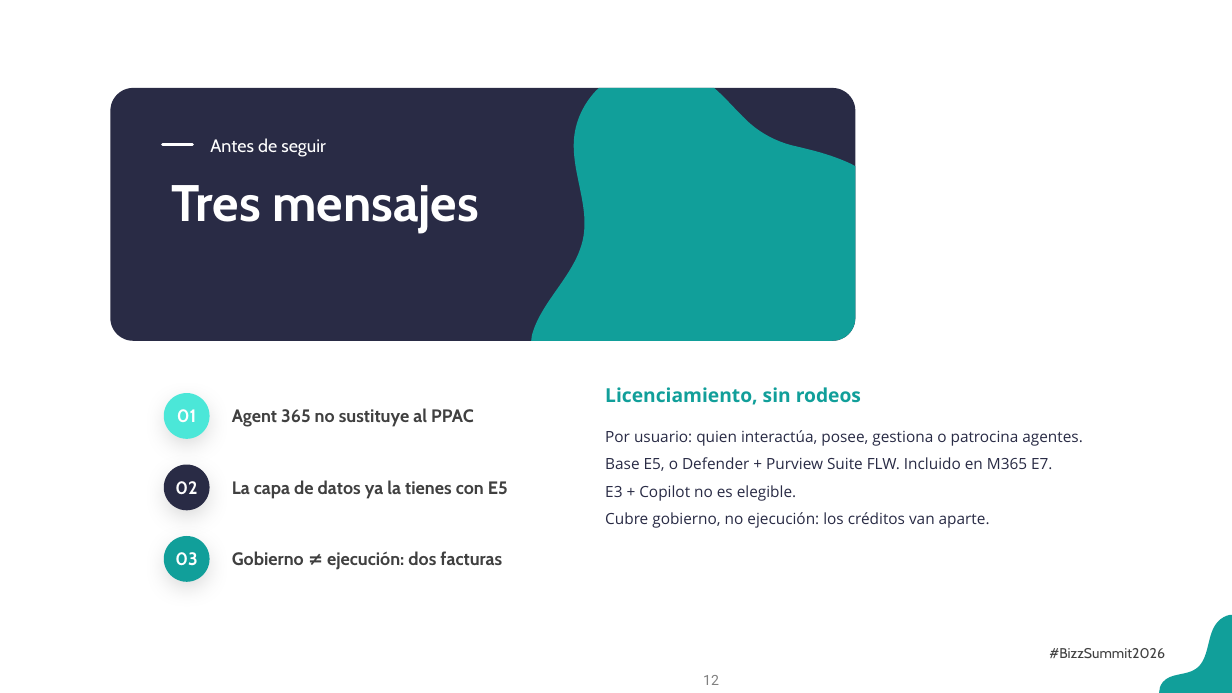
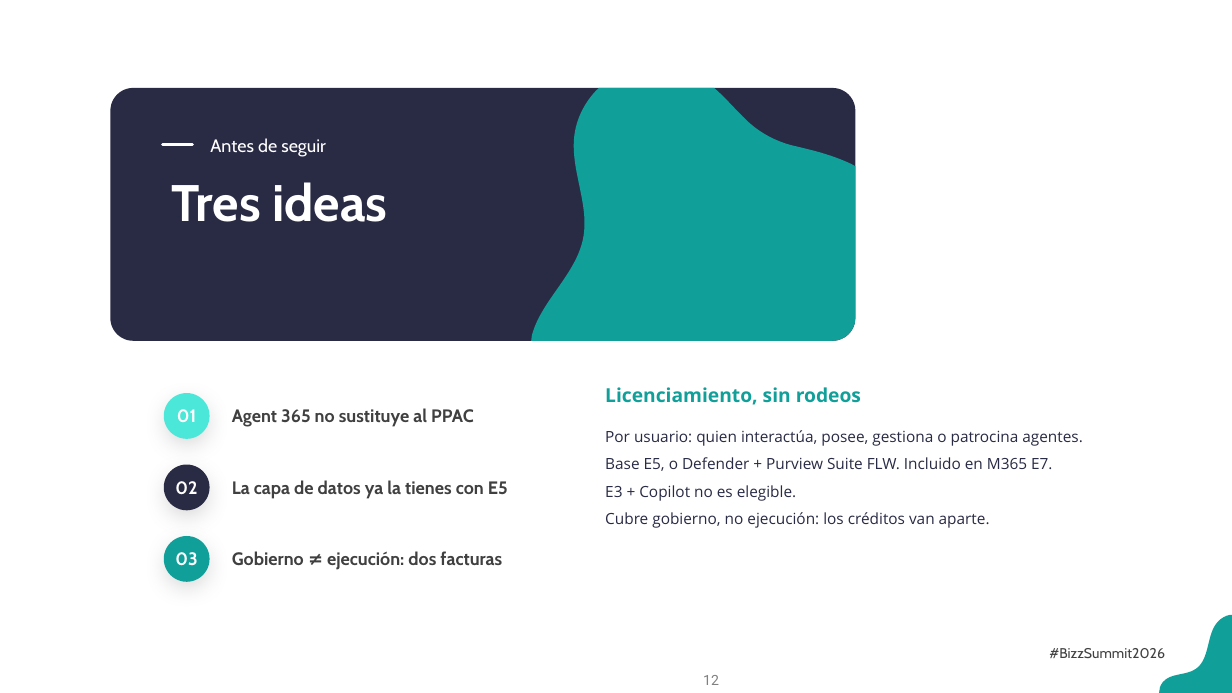
Before and after one commit to antoniosql/materiales-sesiones, a slide deck: slide 12 of BizzSummit/2026/01_trabajo/BizzSummit2026_De_la_jungla_al_control_plane.pptx. Drawn at 1232x693 pixels with LibreOffice and Linux fonts; fonts in the diff are those of the drawing; background and template pictures are left out. Boxes give left, top, right and bottom in pixels: in the first picture for what was removed or moved away, otherwise in the second. Text is boxed around its words. In the diff, an @@ line names an element or a change of style, - is before the commit and + after.

```diff
--- a/BizzSummit/2026/01_trabajo/BizzSummit2026_De_la_jungla_al_control_plane.pptx
+++ b/BizzSummit/2026/01_trabajo/BizzSummit2026_De_la_jungla_al_control_plane.pptx
@@ text at (172,182,387,222): text changed @@
-Tres mensajes
+Tres ideas
```
Also in this commit, not shown: 7 other slides changed.
